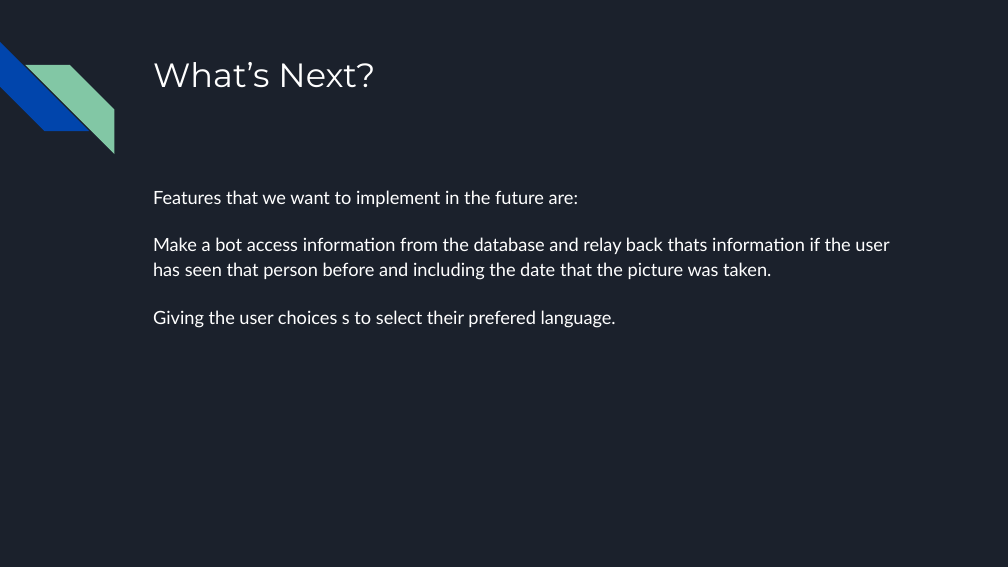
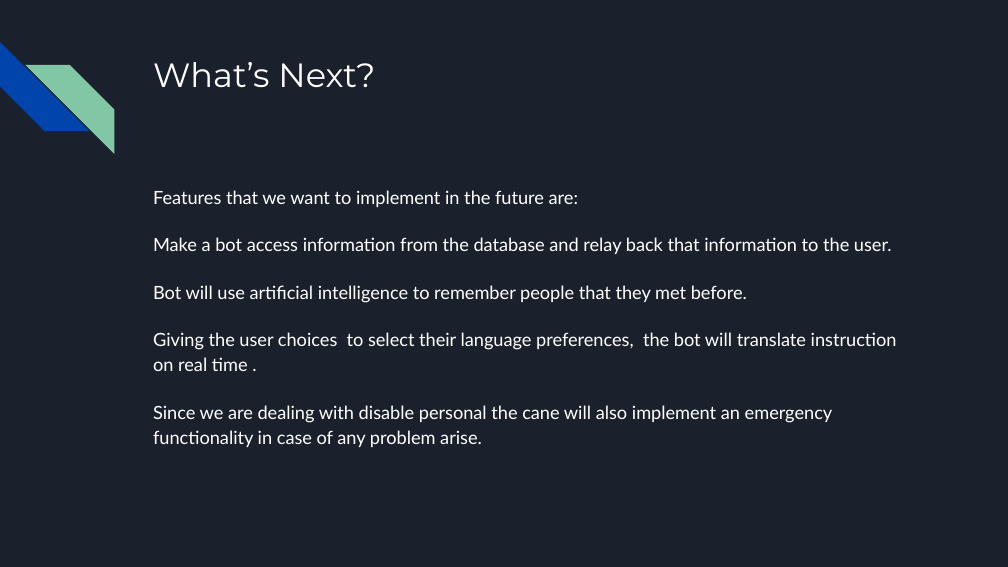
Before and after one commit to luisMan/smart-bot, a slide deck: slide 4 of PROBLEM.pptx (slide 5 before the commit). Drawn at 1008x567 pixels with LibreOffice and Linux fonts; fonts in the diff are those of the drawing. Boxes give left, top, right and bottom in pixels: in the first picture for what was removed or moved away, otherwise in the second. Text is boxed around its words. In the diff, an @@ line names an element or a change of style, - is before the commit and + after.

```diff
--- a/PROBLEM.pptx
+++ b/PROBLEM.pptx
@@ text at [153, 237, 897, 447]: text changed @@
-Make a bot access information from the database and relay back thats information if the user has seen that person before and including the date that the picture was taken.
-Giving the user choices s to select their prefered language.
+Make a bot access information from the database and relay back that information to the user.
+Bot will use artificial intelligence to remember people that they met before.
+Giving the user choices to select their language preferences, the bot will translate instruction on real time .
+Since we are dealing with disable personal the cane will also implement an emergency functionality in case of any problem arise.
```
Also in this commit, not shown: 3 other slides changed, 1 slide removed.
